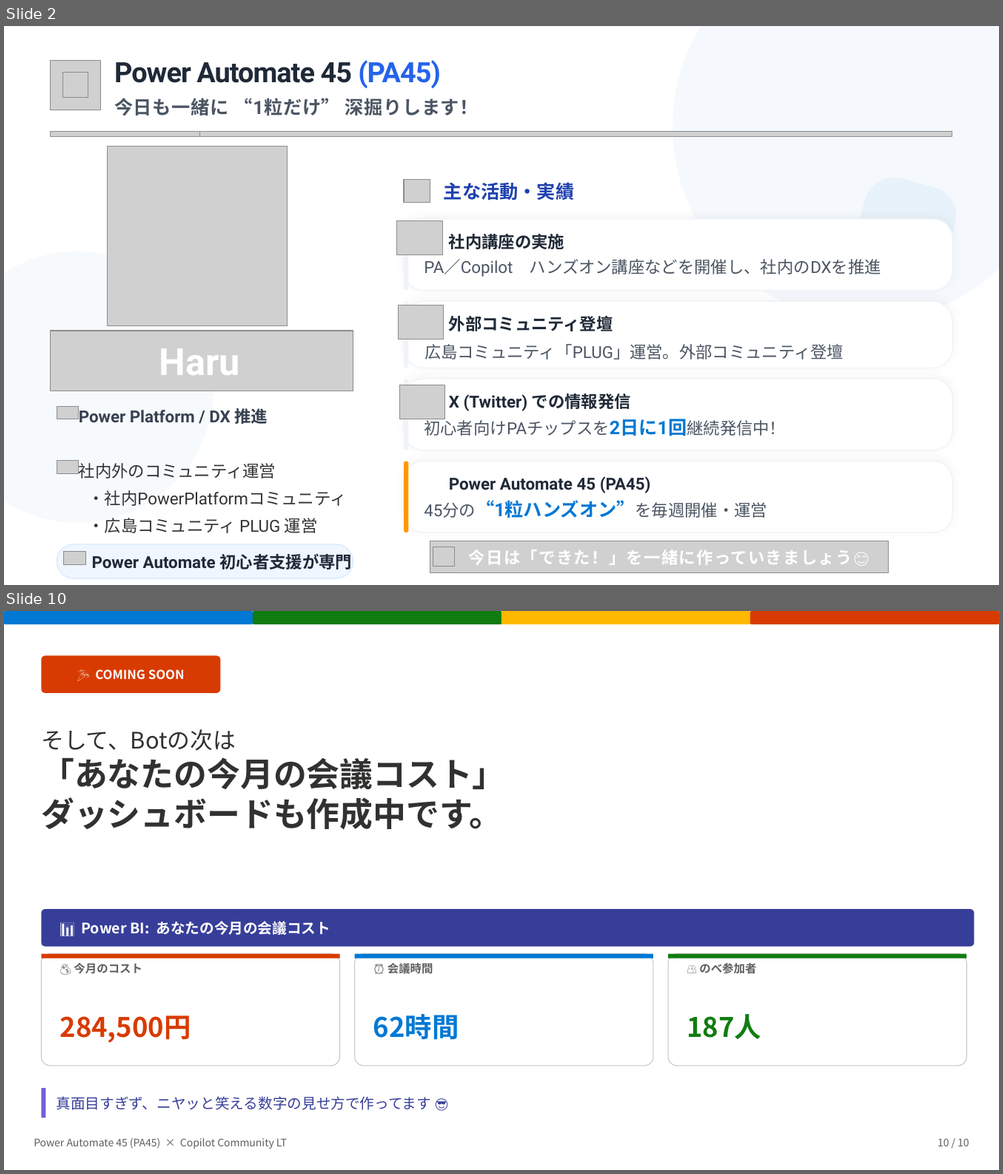
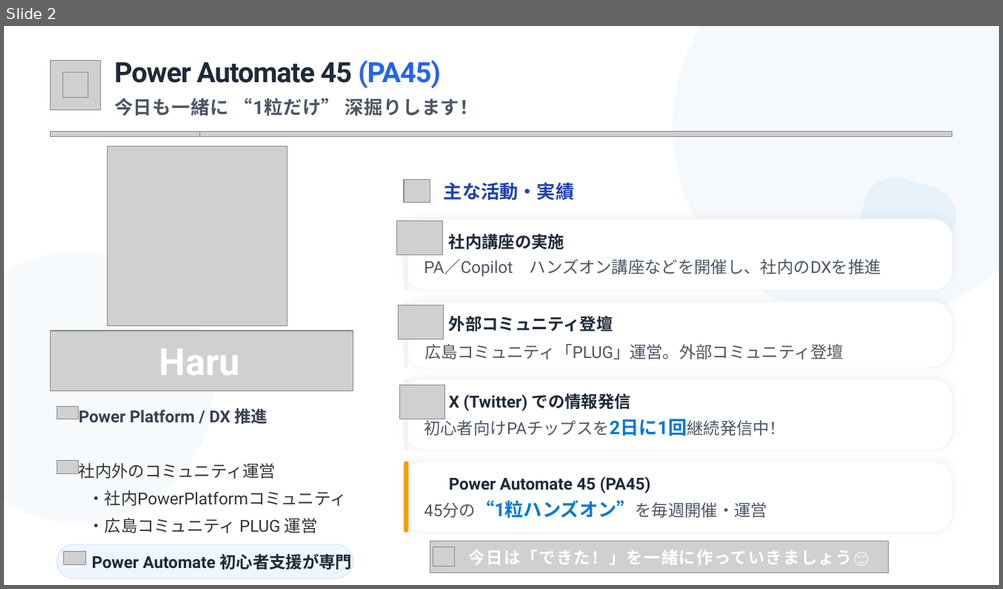
Before and after one commit to Haru-PowerPlatform/pa45, a slide deck: assets/pa45/LT001_Copilot_MeetingCostBot_20260428.pptx. Shown one above the other, each under a label of ours: slides 2 and 10 before the commit, slide 2 after it; the slides between them are not shown. The pictures are 1003x1174 and 1003x589 pixels, drawn with LibreOffice and Linux fonts; fonts in the diff are those of the drawing; grey boxes stand for pictures; background and template pictures are left out. Boxes give left, top, right and bottom in pixels: in the first picture for what was removed or moved away, otherwise in the second. Text is boxed around its words. In the diff, an @@ line names an element or a change of style, - is before the commit and + after.

```diff
--- a/assets/pa45/LT001_Copilot_MeetingCostBot_20260428.pptx
+++ b/assets/pa45/LT001_Copilot_MeetingCostBot_20260428.pptx
@@ slide 10 removed at (x1=4, y1=611, x2=999, y2=1170), background #FFFFFF @@
@@ rounded rectangle removed at (x1=4, y1=611, x2=253, y2=624) @@
@@ rounded rectangle removed at (x1=253, y1=611, x2=501, y2=624) @@
@@ rounded rectangle removed at (x1=502, y1=611, x2=750, y2=624) @@
@@ rounded rectangle removed at (x1=750, y1=611, x2=999, y2=624) @@
@@ rounded rectangle removed at (x1=41, y1=655, x2=220, y2=693) @@
@@ text removed at (x1=95, y1=669, x2=185, y2=680) @@
-🎉 COMING SOON
@@ text removed at (x1=41, y1=729, x2=505, y2=830) @@
-そして、Botの次は
-「あなたの今月の会議コスト」
-ダッシュボードも作成中です。
@@ rounded rectangle removed at (x1=41, y1=909, x2=974, y2=947) @@
@@ text removed at (x1=81, y1=921, x2=331, y2=935) @@
-📊 Power BI: あなたの今月の会議コスト
@@ rounded rectangle removed at (x1=41, y1=954, x2=340, y2=1066) @@
@@ rounded rectangle removed at (x1=41, y1=954, x2=340, y2=959) @@
@@ text removed at (x1=74, y1=963, x2=142, y2=974) @@
-💰 今月のコスト
@@ rounded rectangle removed at (x1=355, y1=954, x2=653, y2=1066) @@
@@ rounded rectangle removed at (x1=355, y1=954, x2=653, y2=959) @@
@@ text removed at (x1=387, y1=963, x2=433, y2=974) @@
-⏰ 会議時間
@@ rounded rectangle removed at (x1=668, y1=954, x2=967, y2=1066) @@
@@ rounded rectangle removed at (x1=668, y1=954, x2=967, y2=959) @@
@@ text removed at (x1=699, y1=963, x2=756, y2=974) @@
-👥 のべ参加者
@@ text removed at (x1=60, y1=1016, x2=191, y2=1043) @@
-284,500円
@@ text removed at (x1=373, y1=1014, x2=459, y2=1040) @@
-62時間
@@ text removed at (x1=686, y1=1014, x2=761, y2=1039) @@
-187人
@@ rounded rectangle removed at (x1=41, y1=1088, x2=45, y2=1119) @@
@@ text removed at (x1=57, y1=1096, x2=432, y2=1111) @@
-真面目すぎず、ニヤッと笑える数字の見せ方で作ってます 😎
@@ text removed at (x1=34, y1=1138, x2=287, y2=1149) @@
-Power Automate 45 (PA45) × Copilot Community LT
@@ text removed at (x1=937, y1=1139, x2=969, y2=1147) @@
-10 / 10
```
Also in this commit, not shown: 7 slides changed.
